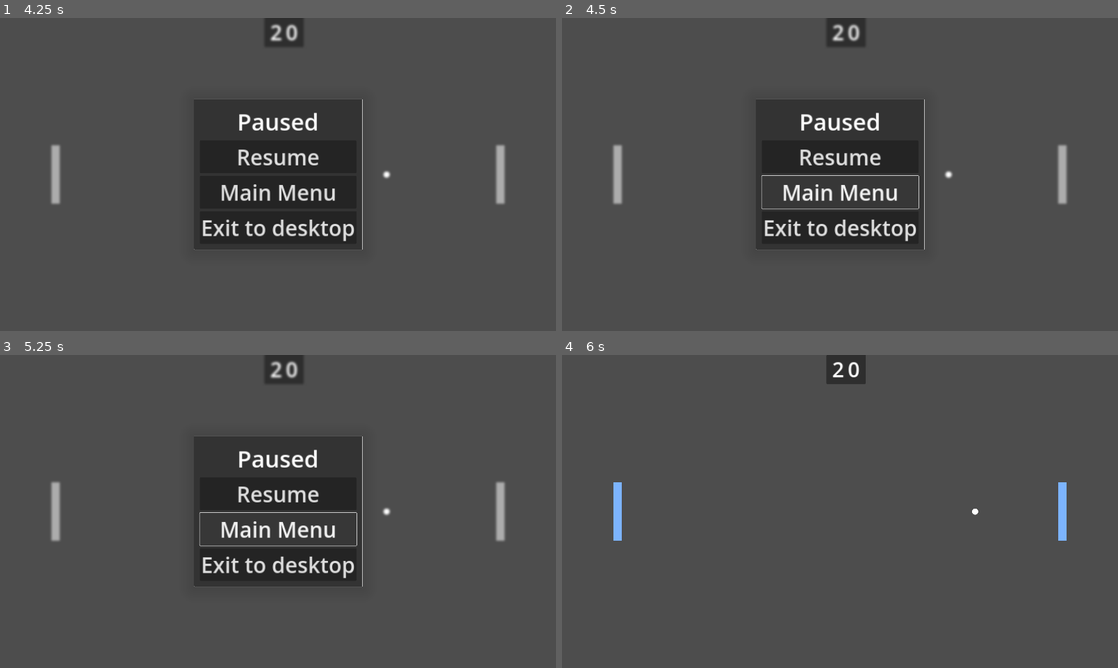
Above: before the commit, frames 1-4 (two rows, left to right).
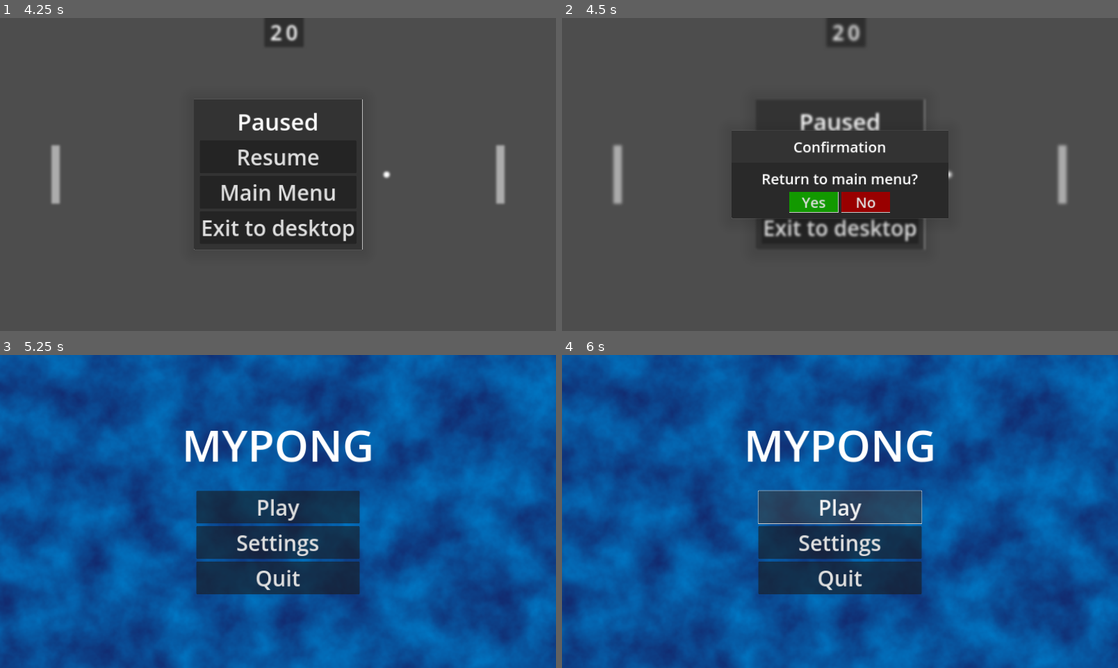
Above: after the commit, the same moments.

Repository: Telokis/MyPong
Game: Godot game, scene res://Scenes/Game/game.tscn
The game is run twice, just before and just after one commit, with the same random seed, the same clock (stepped at 60 frames per second) and the same inputs.
Inputs (mouse positions are in pixels of both pictures, inside the frame that each line leads up to):
- Up to frame 1 (4.25 s): tap Enter at 0.5, 3.5 s; tap Space at 2 s; tap Escape (pause) at 4.15 s
- Up to frame 2 (4.5 s): click "Main Menu" at 4.25 s
- Up to frame 3 (5.25 s): click (250, 539) at 5 s, where only the run after the commit has a clickable "Yes"
- Up to frame 4 (6 s): click (840, 492) at 5.75 s, where only the run before the commit has a clickable "Resume"

Frame 1 is identical in both runs. In frame 2, 6.0% of the frame differs, in the area x 30-70%, y 2-74%; in frame 3, 100%; in frame 4, 100%, in the area x 0-100%, y 0-100%.

Commit message:
Add Main menu and switch to connecting signals through inspector

Diff:
--- a/ui/ConfirmModal/confirm_modal.gd
+++ b/ui/ConfirmModal/confirm_modal.gd
@@ -7,10 +7,6 @@
 @onready var ok_button: Button = %OkButton
 @onready var cancel_button: Button = %CancelButton
 @onready var backdrop: ColorRect = $"."
-
-func _ready():
-	ok_button.pressed.connect(_on_ok_button_pressed)
-	cancel_button.pressed.connect(_on_cancel_button_pressed)
 
 func ask_confirmation(text: String, ok_text: String, cancel_text: String) -> bool:
 	set_process_unhandled_input(true)
--- a/ui/ConfirmModal/confirm_modal.tscn
+++ b/ui/ConfirmModal/confirm_modal.tscn
@@ -108,3 +108,6 @@
 [node name="SpacerRight" type="Control" parent="PanelContainer/VBoxContainer/PanelContainer/MarginContainer2/VBoxContainer/HBoxContainer"]
 layout_mode = 2
 size_flags_horizontal = 3
+
+[connection signal="pressed" from="PanelContainer/VBoxContainer/PanelContainer/MarginContainer2/VBoxContainer/HBoxContainer/OkButton" to="." method="_on_ok_button_pressed"]
+[connection signal="pressed" from="PanelContainer/VBoxContainer/PanelContainer/MarginContainer2/VBoxContainer/HBoxContainer/CancelButton" to="." method="_on_cancel_button_pressed"]
--- /dev/null
+++ b/ui/MainMenu/main_menu.gd
@@ -0,0 +1,17 @@
+extends Control
+
+@onready var confirm_modal: ConfirmModal = %ConfirmModal
+
+func _on_play_button_pressed() -> void:
+	get_tree().change_scene_to_file("res://Scenes/Game/game.tscn")
+
+
+func _on_settings_button_pressed() -> void:
+	pass # Replace with function body.
+
+
+func _on_exit_button_pressed() -> void:
+	var confirmed = await confirm_modal.ask_confirmation("Do you really want to quit?", "Yes", "No")
+
+	if confirmed:
+		get_tree().quit()
--- /dev/null
+++ b/ui/MainMenu/main_menu.tscn
@@ -0,0 +1,101 @@
+[gd_scene load_steps=7 format=3 uid="uid://bti5458kp6dy4"]
+
+[ext_resource type="Theme" uid="uid://cw45l3bp8f0il" path="res://ui/Themes/my_theme.tres" id="1_lpmow"]
+[ext_resource type="Script" path="res://ui/MainMenu/main_menu.gd" id="2_8oj4s"]
+[ext_resource type="PackedScene" uid="uid://ci0lql3qqjhfx" path="res://ui/ConfirmModal/confirm_modal.tscn" id="3_77t5v"]
+
+[sub_resource type="Gradient" id="Gradient_p8gx4"]
+colors = PackedColorArray(0.0705882, 0.164706, 0.435294, 1, 0, 0.470588, 0.772549, 1)
+
+[sub_resource type="FastNoiseLite" id="FastNoiseLite_w8xcw"]
+noise_type = 0
+frequency = 0.0034
+
+[sub_resource type="NoiseTexture2D" id="NoiseTexture2D_mrkqe"]
+width = 2048
+height = 2048
+color_ramp = SubResource("Gradient_p8gx4")
+noise = SubResource("FastNoiseLite_w8xcw")
+
+[node name="Main Menu" type="Control"]
+layout_mode = 3
+anchors_preset = 15
+anchor_right = 1.0
+anchor_bottom = 1.0
+grow_horizontal = 2
+grow_vertical = 2
+theme = ExtResource("1_lpmow")
+script = ExtResource("2_8oj4s")
+
+[node name="ColorRect" type="TextureRect" parent="."]
+layout_mode = 1
+anchors_preset = 15
+anchor_right = 1.0
+anchor_bottom = 1.0
+grow_horizontal = 2
+grow_vertical = 2
+texture = SubResource("NoiseTexture2D_mrkqe")
+stretch_mode = 2
+
+[node name="MarginContainer" type="MarginContainer" parent="ColorRect"]
+layout_mode = 1
+anchors_preset = 8
+anchor_left = 0.5
+anchor_top = 0.5
+anchor_right = 0.5
+anchor_bottom = 0.5
+offset_left = -20.0
+offset_top = -20.0
+offset_right = 20.0
+offset_bottom = 20.0
+grow_horizontal = 2
+grow_vertical = 2
+
+[node name="VBoxContainer" type="VBoxContainer" parent="ColorRect/MarginContainer"]
+layout_mode = 2
+size_flags_horizontal = 4
+size_flags_vertical = 4
+
+[node name="TitleLabel" type="Label" parent="ColorRect/MarginContainer/VBoxContainer"]
+layout_mode = 2
+theme = ExtResource("1_lpmow")
+theme_type_variation = &"HugeLabel"
+theme_override_font_sizes/font_size = 150
+text = "MyPong"
+uppercase = true
+
+[node name="MarginContainer" type="MarginContainer" parent="ColorRect/MarginContainer/VBoxContainer"]
+layout_mode = 2
+theme_override_constants/margin_left = 50
+theme_override_constants/margin_top = 50
+theme_override_constants/margin_right = 50
+theme_override_constants/margin_bottom = 50
+
+[node name="VBoxContainer" type="VBoxContainer" parent="ColorRect/MarginContainer/VBoxContainer/MarginContainer"]
+layout_mode = 2
+theme_override_constants/separation = 10
+
+[node name="PlayButton" type="Button" parent="ColorRect/MarginContainer/VBoxContainer/MarginContainer/VBoxContainer"]
+layout_mode = 2
+theme_type_variation = &"HugeButton"
+text = "Play"
+
+[node name="SettingsButton" type="Button" parent="ColorRect/MarginContainer/VBoxContainer/MarginContainer/VBoxContainer"]
+layout_mode = 2
+theme_type_variation = &"HugeButton"
+text = "Settings
+"
+
+[node name="ExitButton" type="Button" parent="ColorRect/MarginContainer/VBoxContainer/MarginContainer/VBoxContainer"]
+layout_mode = 2
+theme_type_variation = &"HugeButton"
+text = "Quit"
+
+[node name="ConfirmModal" parent="." instance=ExtResource("3_77t5v")]
+unique_name_in_owner = true
+visible = false
+layout_mode = 1
+
+[connection signal="pressed" from="ColorRect/MarginContainer/VBoxContainer/MarginContainer/VBoxContainer/PlayButton" to="." method="_on_play_button_pressed"]
+[connection signal="pressed" from="ColorRect/MarginContainer/VBoxContainer/MarginContainer/VBoxContainer/SettingsButton" to="." method="_on_settings_button_pressed"]
+[connection signal="pressed" from="ColorRect/MarginContainer/VBoxContainer/MarginContainer/VBoxContainer/ExitButton" to="." method="_on_exit_button_pressed"]
--- a/ui/PauseMenu/pause_menu.gd
+++ b/ui/PauseMenu/pause_menu.gd
@@ -4,11 +4,6 @@
 @onready var main_menu_button: Button = %MainMenuButton
 @onready var exit_button: Button = %ExitButton
 @onready var confirm_modal: ConfirmModal = %ConfirmModal
-
-func _ready() -> void:
-	resume_button.pressed.connect(_on_resume_button_pressed)
-	main_menu_button.pressed.connect(_on_main_menu_button_pressed)
-	exit_button.pressed.connect(_on_exit_button_pressed)
 
 func _on_pause():
 	get_tree().paused = true
@@ -22,7 +17,10 @@
 	_on_unpause()
 
 func _on_main_menu_button_pressed():
-	pass
+	var confirmed = await confirm_modal.ask_confirmation("Return to main menu?", "Yes", "No")
+
+	if confirmed:
+		get_tree().change_scene_to_file("res://ui/MainMenu/main_menu.tscn")
 
 func _on_exit_button_pressed():
 	var confirmed = await confirm_modal.ask_confirmation("Do you really want to quit?", "Yes", "No")
--- a/ui/PauseMenu/pause_menu.tscn
+++ b/ui/PauseMenu/pause_menu.tscn
@@ -91,3 +91,7 @@
 [node name="ConfirmModal" parent="." instance=ExtResource("4_jvunp")]
 unique_name_in_owner = true
 visible = false
+
+[connection signal="pressed" from="Control/PanelContainer/MarginContainer/VBoxContainer/ResumeButton" to="." method="_on_resume_button_pressed"]
+[connection signal="pressed" from="Control/PanelContainer/MarginContainer/VBoxContainer/MainMenuButton" to="." method="_on_main_menu_button_pressed"]
+[connection signal="pressed" from="Control/PanelContainer/MarginContainer/VBoxContainer/ExitButton" to="." method="_on_exit_button_pressed"]
